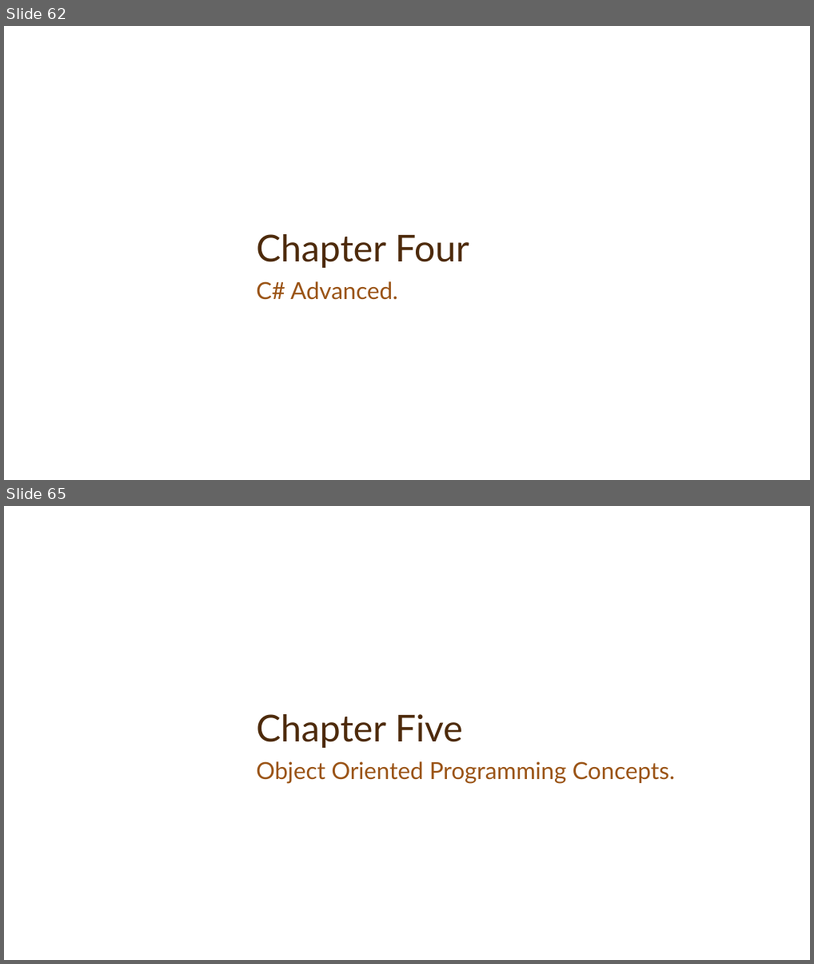
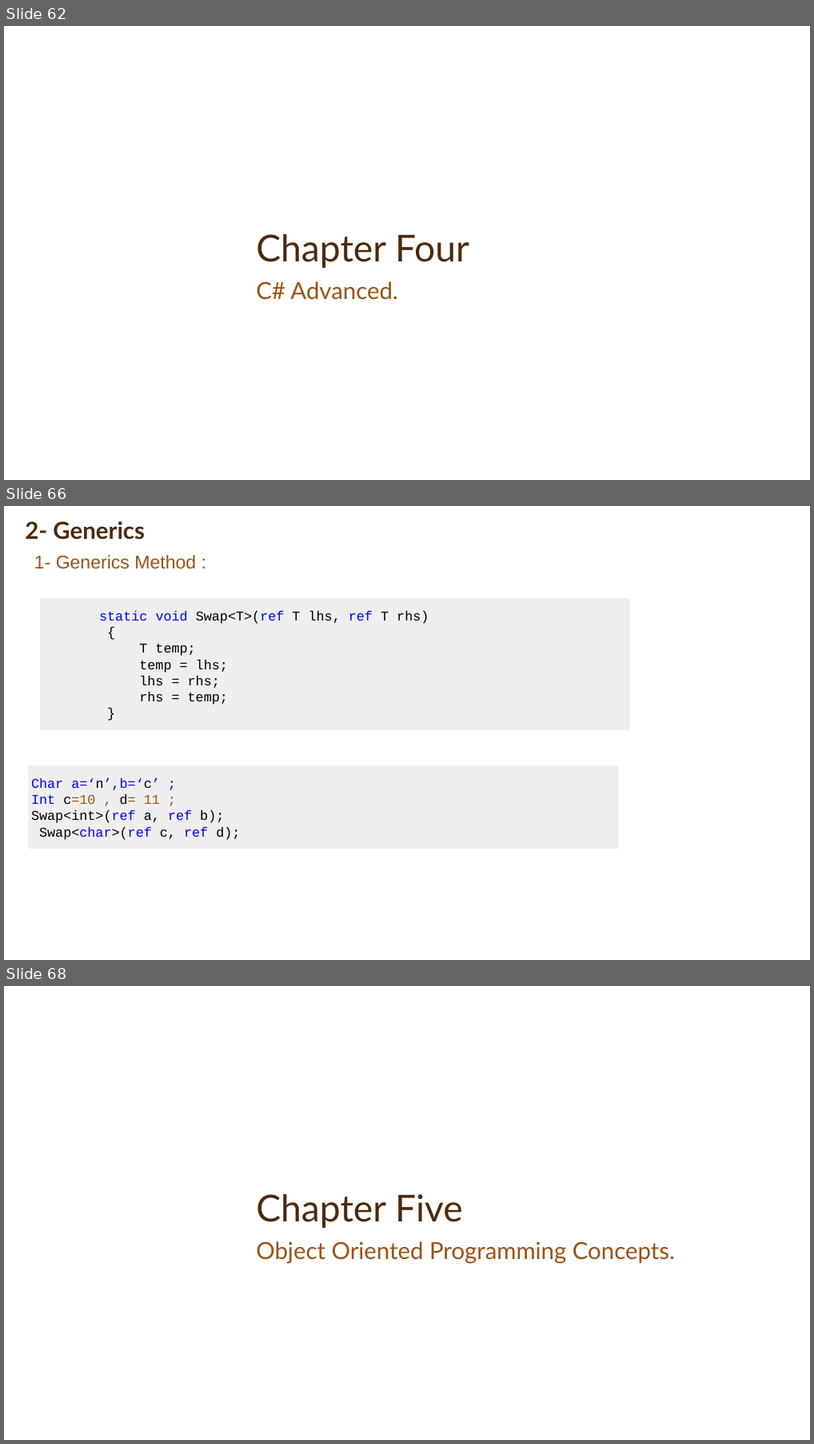
Before and after one commit to MinaAnwerRepo/android, a slide deck: Presentation/CSharpBasics.pptx. Shown one above the other, each under a label of ours: slides 62 and 65 before the commit, slides 62, 66 and 68 after it; the slides between them are not shown. The pictures are 814x964 and 814x1444 pixels, drawn with LibreOffice and Linux fonts; fonts in the diff are those of the drawing; background and template pictures are left out. Boxes give left, top, right and bottom in pixels: in the first picture for what was removed or moved away, otherwise in the second. Text is boxed around its words. In the diff, an @@ line names an element or a change of style, - is before the commit and + after.

```diff
--- a/Presentation/CSharpBasics.pptx
+++ b/Presentation/CSharpBasics.pptx
@@ slide 66 added at (x1=4, y1=506, x2=810, y2=960), background picture (left out) @@
@@ title added at (x1=25, y1=521, x2=145, y2=540), 28 pt, text #4D2A0B, bold @@
+2- Generics
@@ text added at (x1=34, y1=555, x2=196, y2=569), 22 pt, text #9A5315 @@
+1- Generics Method :
@@ rectangle added at (x1=40, y1=598, x2=630, y2=730), fill #EEEEEE, 16 pt, text #000000 @@
+static void Swap<T>(ref T lhs, ref T rhs)
+{
+T temp;
+temp = lhs;
+lhs = rhs;
+rhs = temp;
+}
@@ rectangle added at (x1=28, y1=765, x2=618, y2=848), fill #EEEEEE, 16 pt, text #0000FF @@
+Char a=‘n’,b=‘c’ ;
+Int c=10 , d= 11 ;
+Swap<int>(ref a, ref b);
+Swap<char>(ref c, ref d);
@@ what was slide 65 is now slide 68 @@
```
Also in this commit, not shown: 1 slide changed, 3 other slides added, 1 slide removed, 4 other files.
